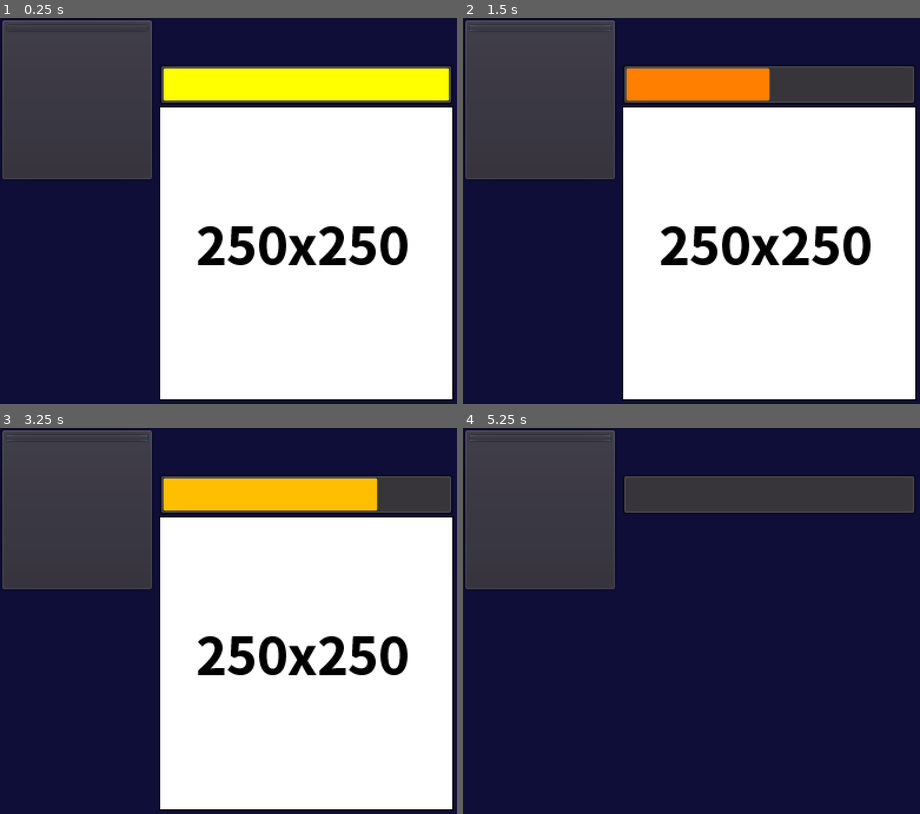
Above: before the commit, frames 1-4 (two rows, left to right).
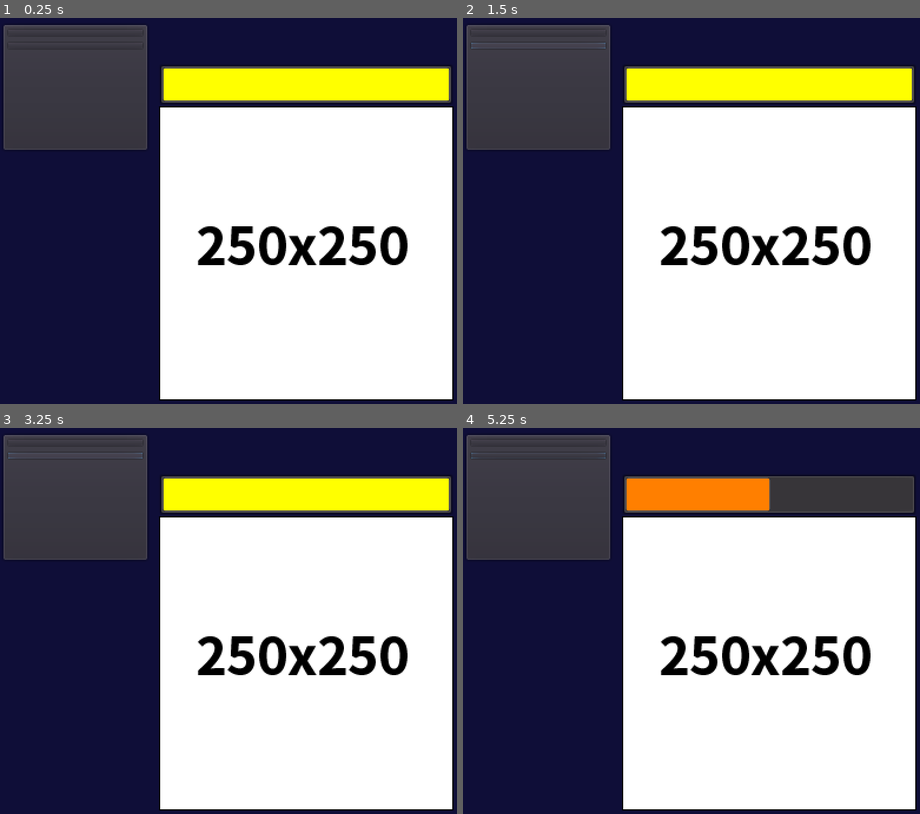
Above: after the commit, the same moments.

Repository: Yu-Channel/Simple-clicker
Game: Godot game, scene res://scene/Main.tscn
Two runs of this game, one before a commit and one after it. Both use one fixed random seed, a clock stepped at 60 frames per second and the inputs below.
Inputs (mouse positions are in pixels of both pictures, inside the frame that each line leads up to):
- Up to frame 1 (0.25 s): no input
- Up to frame 2 (1.5 s): click "Power +1(1)" at 0.5 s; click (536, 45) at 1.25 s, where only the run after the commit has a clickable "AutoPower +1(0)"
- Up to frame 3 (3.25 s): click "Power +1(1)" at 2 s; click (73, 455) at 2.75 s, where only the run after the commit has a clickable "AutoPower +1(0)"
- Up to frame 4 (5.25 s): click "Power +1(1)" at 3.5 s; click (536, 455) at 4.25 s, where only the run after the commit has a clickable "AutoPower +1(0)"; tap Enter at 5 s; move the mouse to (769, 663) at 5.02 s; click (769, 663) at 5.17 s

The runs differ from the first frame. In frame 1, 3.3% of the frame differs, in the area x 0-34%, y 0-42%; in frame 2, 8.7%; in frame 3, 8.6%; in frame 4, 55%, in the area x 0-100%, y 0-100%.

Commit message:
自動クリックの購入ボタンを追加

Diff:
--- a/scene/Main.tscn
+++ b/scene/Main.tscn
@@ -87,28 +87,47 @@
 valign = 1
 
 [node name="ButtonUI" type="PanelContainer" parent="GUI"]
-margin_right = 131.0
-margin_bottom = 139.0
+margin_left = 1.0
+margin_top = 4.0
+margin_right = 127.0
+margin_bottom = 114.0
 __meta__ = {
+"_edit_group_": true,
 "_editor_description_": "button用のノード"
 }
 
 [node name="VBox" type="VBoxContainer" parent="GUI/ButtonUI"]
 margin_left = 7.0
 margin_top = 7.0
-margin_right = 124.0
-margin_bottom = 132.0
+margin_right = 119.0
+margin_bottom = 103.0
 
 [node name="PowerButton" type="Button" parent="GUI/ButtonUI/VBox"]
-margin_right = 117.0
+margin_right = 112.0
 margin_bottom = 25.0
 custom_fonts/font = SubResource( 5 )
-text = "Power +1(x)"
+text = "Power(x)"
 
-[node name="PowerButtonLabel" type="Label" parent="GUI/ButtonUI/VBox/PowerButton"]
+[node name="PowerButtonLabel" type="Label" parent="GUI/ButtonUI/VBox"]
 margin_top = 29.0
-margin_right = 117.0
+margin_right = 112.0
 margin_bottom = 46.0
+custom_fonts/font = SubResource( 1 )
+text = "Money x100"
+align = 1
+valign = 1
+
+[node name="AutoPowerButton" type="Button" parent="GUI/ButtonUI/VBox"]
+margin_top = 50.0
+margin_right = 112.0
+margin_bottom = 75.0
+custom_fonts/font = SubResource( 5 )
+text = "AutoPower(x)"
+
+[node name="AutoPowerButtonLabel" type="Label" parent="GUI/ButtonUI/VBox"]
+margin_top = 79.0
+margin_right = 112.0
+margin_bottom = 96.0
 custom_fonts/font = SubResource( 1 )
 text = "Money x100"
 align = 1
@@ -139,3 +158,4 @@
 }
 
 [connection signal="pressed" from="GUI/ButtonUI/VBox/PowerButton" to="." method="_on_PowerButton_pressed"]
+[connection signal="pressed" from="GUI/ButtonUI/VBox/AutoPowerButton" to="." method="_on_AutoPowerButton_pressed"]
--- a/scripts/Enemy.gd
+++ b/scripts/Enemy.gd
@@ -51,5 +51,5 @@
 # 敵を倒した時に得られるお金
 func loot_money():
 	var money:float = 0
-	money = 10 * (1 + pow(Grobal.floor_num, 1.12) * 0.2)
+	money = 10 * (1 + pow(Grobal.floor_num, 1.28) * 0.2 * Grobal.floor_num)
 	Grobal.money += int(money)
--- a/scripts/Grobal.gd
+++ b/scripts/Grobal.gd
@@ -4,7 +4,7 @@
 # 定数
 const LIMIT_TIMER_NUM = 30	# 制限時間(s)
 const CLICK_POWER_INIT = 1	# クリックの初期攻撃力
-const AUTO_CLICK_POWER_INIT = 1	# オートの初期攻撃力
+const AUTO_CLICK_POWER_INIT = 0	# オートの初期攻撃力
 
 # グローバル変数
 ## ゲーム
@@ -16,7 +16,7 @@
 ## プレイヤーのステータス
 var click_power:int = CLICK_POWER_INIT				# クリック攻撃力
 var click_multiplier		# クリック倍率 *実装は未定
-var auto_click_power		# オートクリック攻撃力
+var auto_click_power:int = AUTO_CLICK_POWER_INIT		# オートクリック攻撃力
 var auto_click_multiplier	# オートクリック倍率 *実装は未定
 var auto_click_cooldown		# オートクリック速度
 
--- a/scripts/Main.gd
+++ b/scripts/Main.gd
@@ -5,11 +5,14 @@
 onready var hp_bar = $GUI/EnemyHP/HpBar
 onready var hp_bar_stylebox = $GUI/EnemyHP/HpBar.get("custom_styles/fg")
 onready var power_button = $GUI/ButtonUI/VBox/PowerButton
-onready var power_button_label = $GUI/ButtonUI/VBox/PowerButton/PowerButtonLabel
+onready var power_button_label = $GUI/ButtonUI/VBox/PowerButtonLabel
+onready var auto_power_button = $GUI/ButtonUI/VBox/AutoPowerButton
+onready var auto_power_button_label = $GUI/ButtonUI/VBox/AutoPowerButtonLabel
 
 var enemy_node
 var enemy_timer_node
 var click_power_price:float
+var auto_click_power_price:float
 var frame60:float
 
 func _ready():
@@ -33,8 +36,9 @@
 	# お買い物の自動更新
 	shop_price()
 
+	# オートクリックの判定
 	if !(frame60) && (Grobal.enemy_hp > 0):
-		Grobal.enemy_hp -= 1
+		Grobal.enemy_hp -= Grobal.auto_click_power
 
 # 敵の呼び出し 座標の設定===============
 func call_enemy():
@@ -67,9 +71,23 @@
 		# プレイヤーの強化
 		Grobal.click_power += 1
 
+func _on_AutoPowerButton_pressed():
+	# お金が足りてるかどうか
+	shop_price()
+	if auto_click_power_price <= Grobal.money:
+		# お金の消費
+		Grobal.money -= auto_click_power_price
+		# プレイヤーの強化
+		Grobal.auto_click_power += 1
+
 # 各お買い物の計算と表示の更新
 func shop_price():
+	# 各種お値段の計算
 	click_power_price = int(100 * (pow(Grobal.click_power, 1.32)))
+	auto_click_power_price = int(500 * (pow(1 + Grobal.auto_click_power, 1.48)))
+
 	# ボタンとラベルの表示の変更
 	power_button.text = "Power +" + str(1) + "(" + str(Grobal.click_power) + ")"
 	power_button_label.text = "Money x" + str(click_power_price)
+	auto_power_button.text = "AutoPower +" + str(1) + "(" + str(Grobal.auto_click_power) + ")"
+	auto_power_button_label.text = "Money x" + str(auto_click_power_price)
